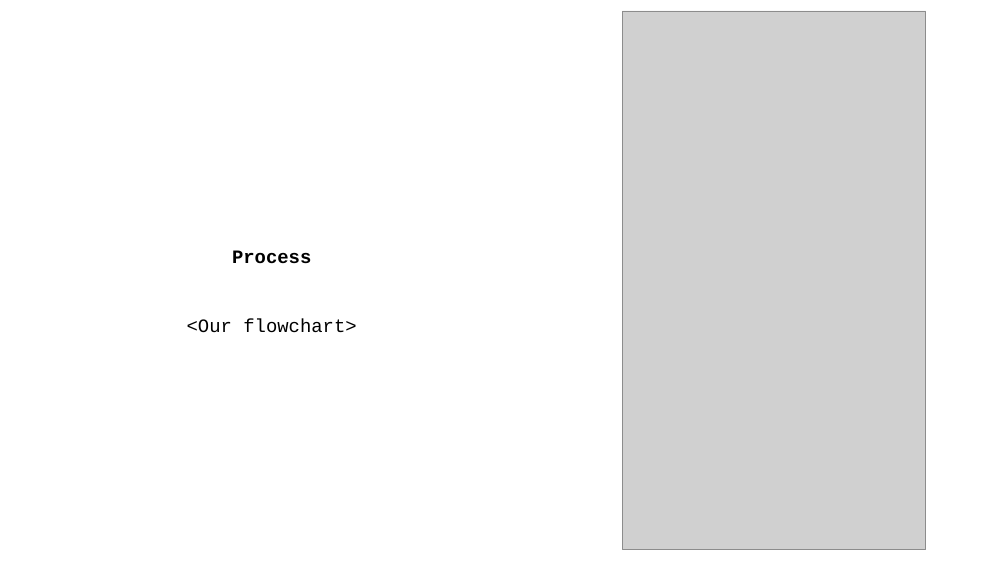
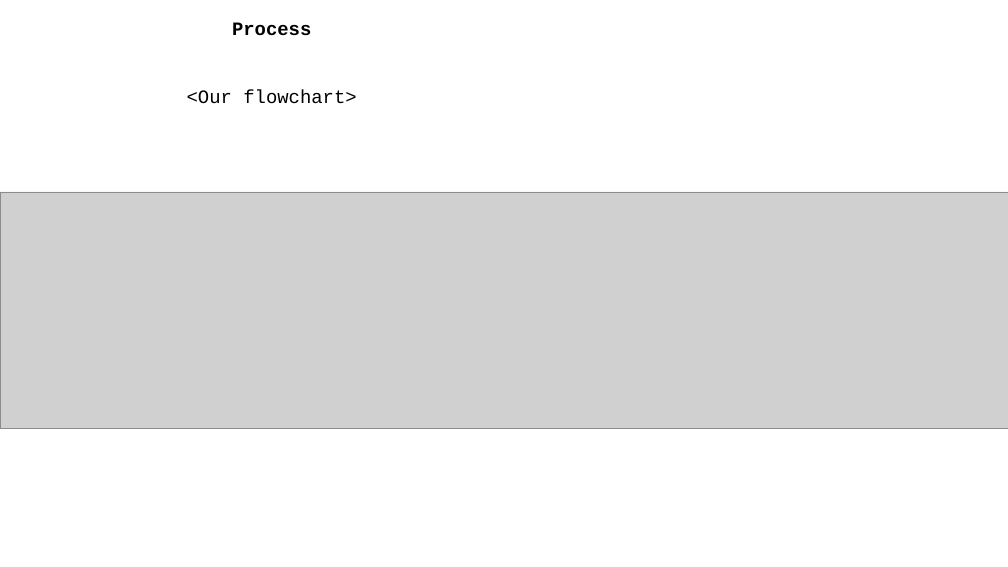
Before and after one commit to shinanna/Game_Coding, a slide deck: slide 4 of Masters MasterMind.pptx. Drawn at 1008x567 pixels with LibreOffice and Linux fonts; fonts in the diff are those of the drawing; grey boxes stand for pictures. Boxes give left, top, right and bottom in pixels: in the first picture for what was removed or moved away, otherwise in the second. Text is boxed around its words. In the diff, an @@ line names an element or a change of style, - is before the commit and + after.

Commit message:
flowchart and presentation update

```diff
--- a/Masters MasterMind.pptx
+++ b/Masters MasterMind.pptx
@@ text "Process": place and size @@
-text "Process" at [187,250,356,333]
+text "Process" at [187,22,356,104]
@@ picture removed at [622,11,926,550] @@
@@ picture added at [0,192,1008,428] @@
```
Also in this commit, not shown: 1 other file.
